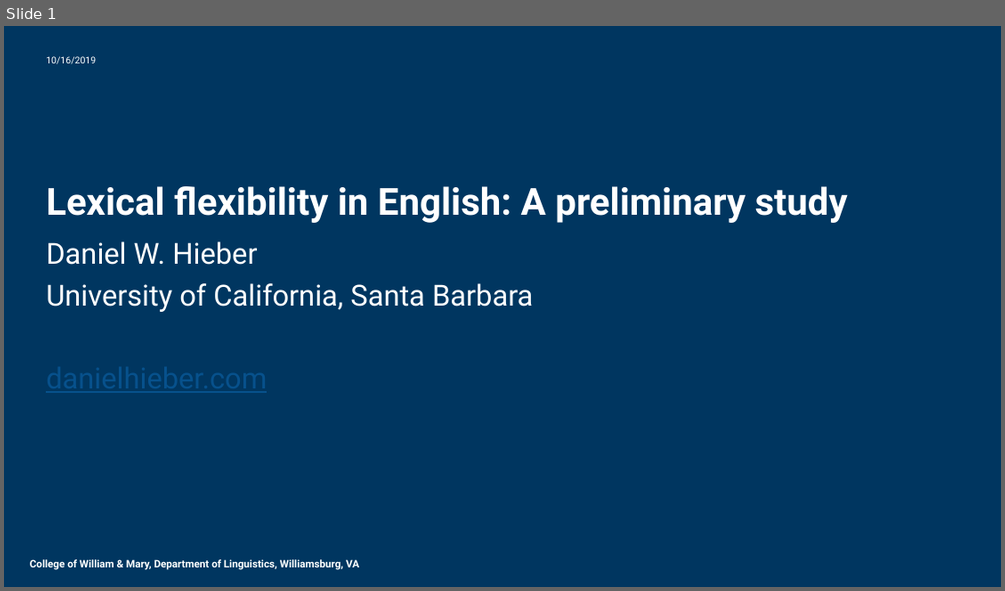
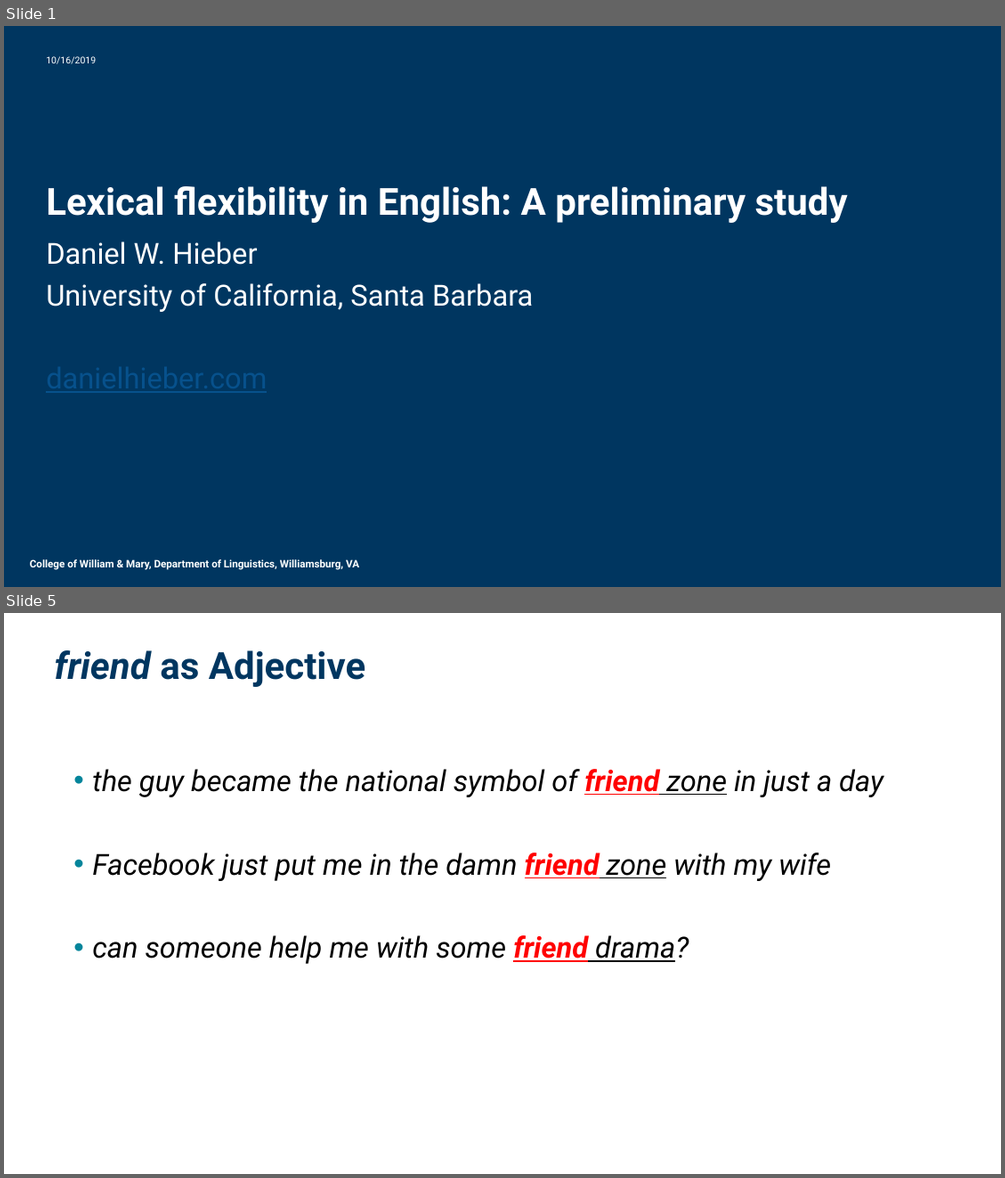
Before and after one commit to dwhieb/dissertation, a slide deck: presentations/Hieber. 2019. Lexical flexibility in English.pptx. Shown one above the other, each under a label of ours: slide 1 before the commit, slides 1 and 5 after it; the slides between them are not shown. The pictures are 1005x591 and 1005x1178 pixels, drawn with LibreOffice and Linux fonts; fonts in the diff are those of the drawing; background and template pictures are left out. Boxes give left, top, right and bottom in pixels: in the first picture for what was removed or moved away, otherwise in the second. Text is boxed around its words. In the diff, an @@ line names an element or a change of style, - is before the commit and + after.

```diff
--- a/presentations/Hieber. 2019. Lexical flexibility in English.pptx
+++ b/presentations/Hieber. 2019. Lexical flexibility in English.pptx
@@ slide 5 added at [4, 613, 1001, 1174], background #FFFFFF @@
@@ title added at [55, 650, 365, 687], 36 pt, text #003660, bold @@
+friend as Adjective
@@ text added at [92, 769, 883, 964], 28 pt, text #000000, italic @@
+• the guy became the national symbol of friend zone in just a day
+• Facebook just put me in the damn friend zone with my wife
+• can someone help me with some friend drama?
```
Also in this commit, not shown: 51 other slides added, 1 slide removed, 1 other file.
